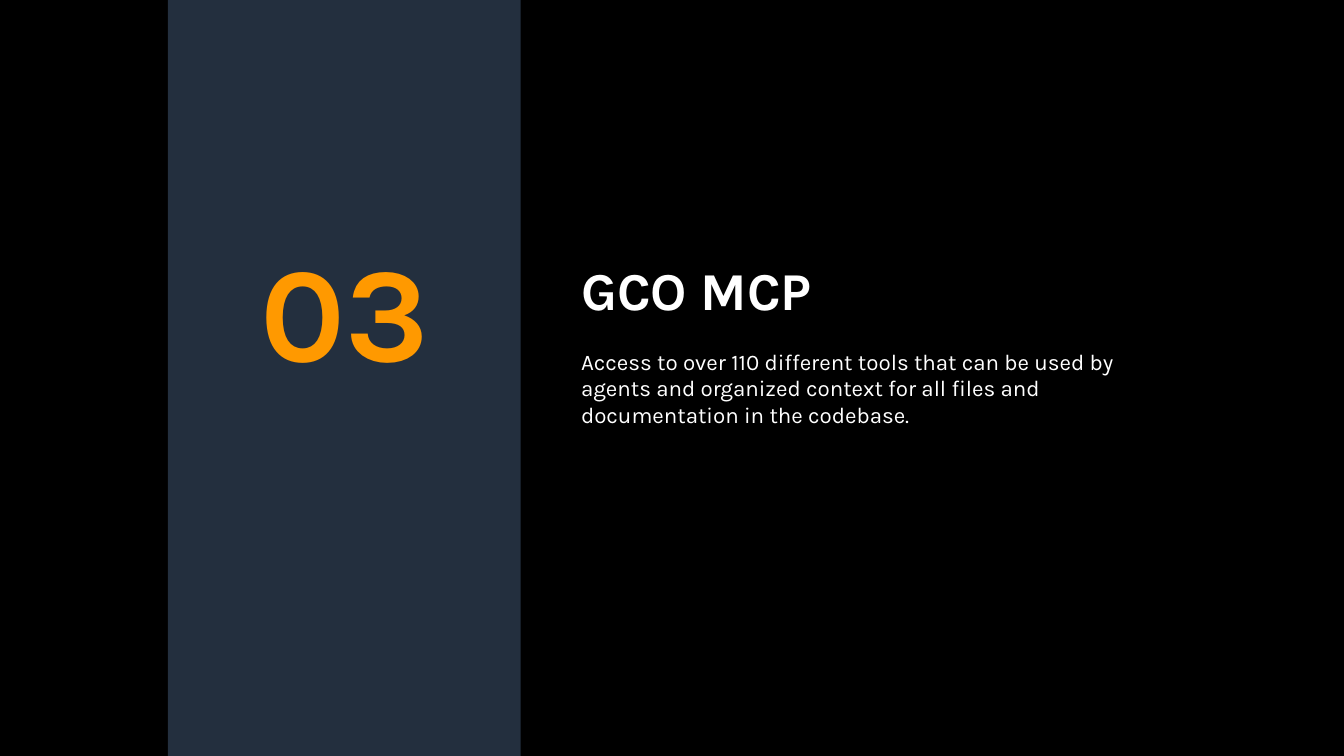
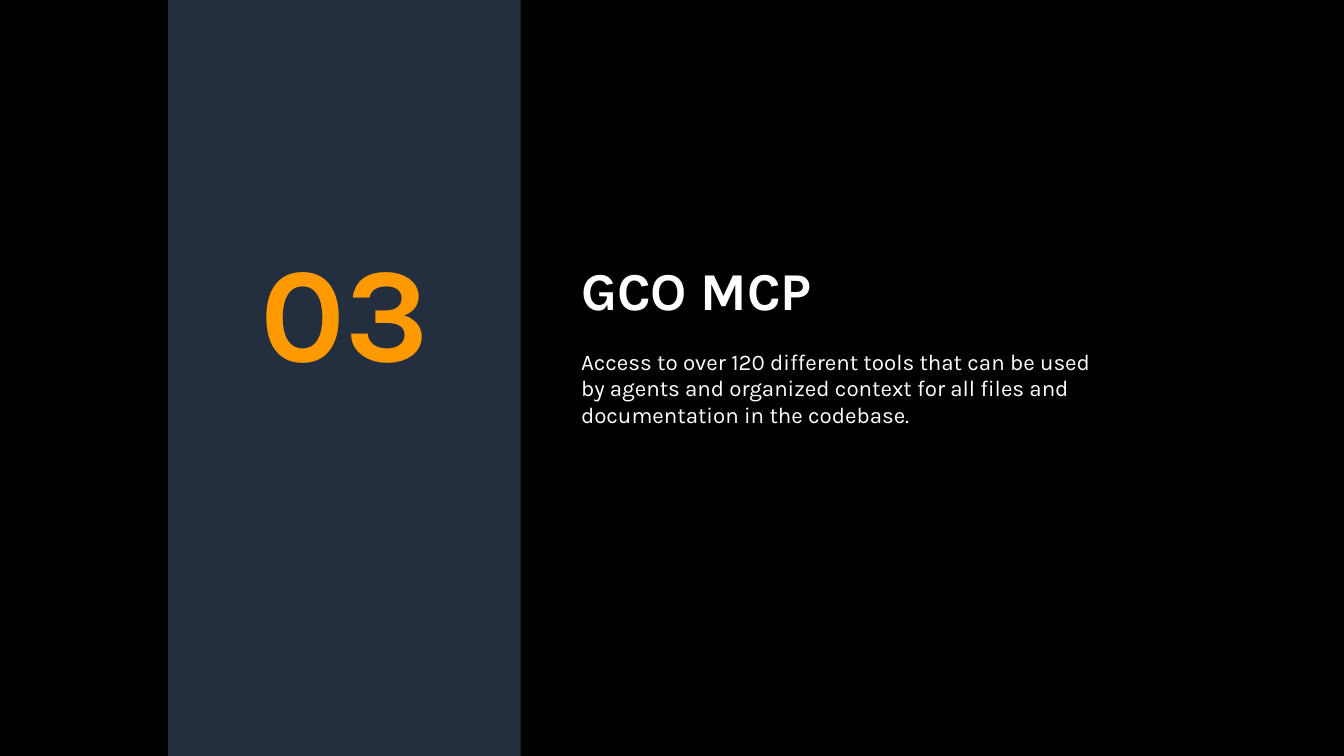
Before and after one commit to archive-of-deleted-repositories/wirjo__global-capacity-orchestrator-on-aws, a slide deck: slide 33 of demo/GCO_PRESENTATION.pptx. Drawn at 1344x756 pixels with LibreOffice and Linux fonts; fonts in the diff are those of the drawing. Boxes give left, top, right and bottom in pixels: in the first picture for what was removed or moved away, otherwise in the second. Text is boxed around its words. In the diff, an @@ line names an element or a change of style, - is before the commit and + after.

```diff
--- a/demo/GCO_PRESENTATION.pptx
+++ b/demo/GCO_PRESENTATION.pptx
@@ text at (x1=581, y1=354, x2=1090, y2=424): text changed @@
-Access to over 110 different tools that can be used by agents and organized context for all files and documentation in the codebase.
+Access to over 120 different tools that can be used by agents and organized context for all files and documentation in the codebase.
```
Also in this commit, not shown: 1 other slide changed, 11 other files.
